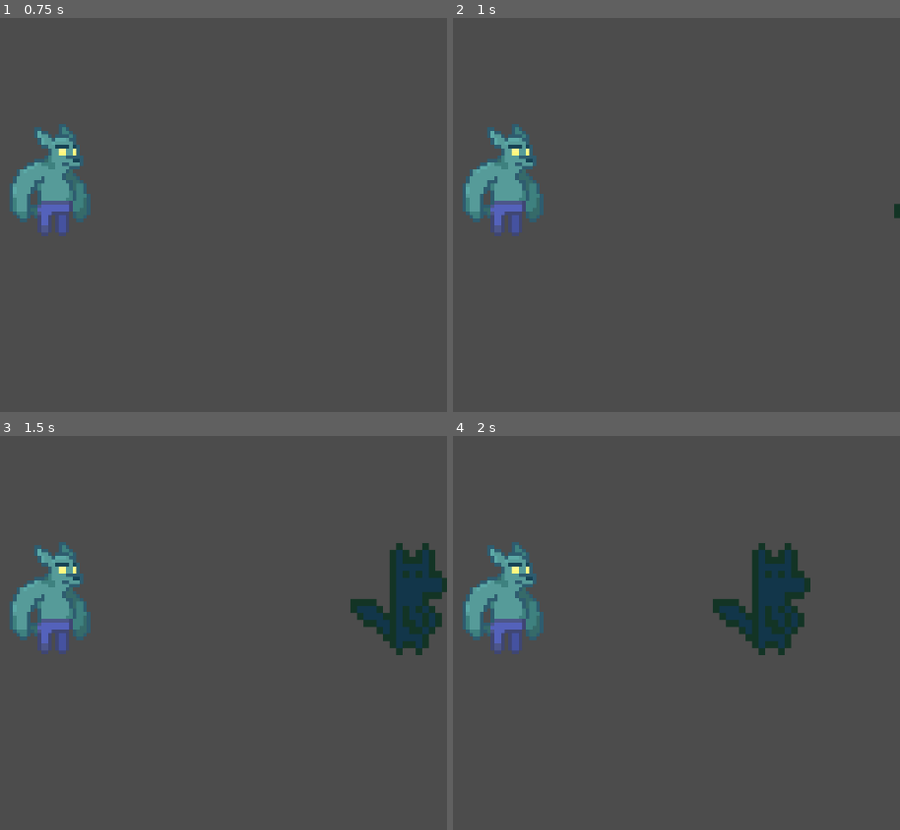
Above: before the commit, frames 1-4 (two rows, left to right).
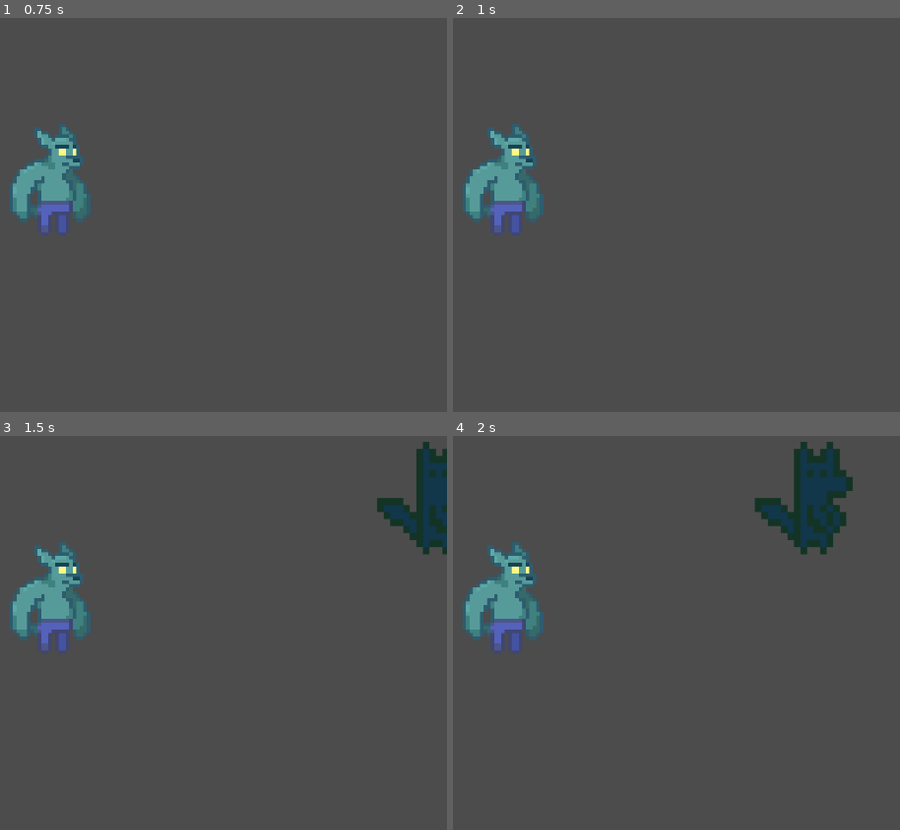
Above: after the commit, the same moments.

Repository: nadiadecar/GGJ2022
Game: Godot game, scene res://Scenes/Principal.tscn
Same seed, same stepped clock (60 frames per second), same inputs: the game is played once before the commit and once after it. The project has no main scene, so this scene is started directly.
Inputs:
- Up to frame 1 (0.75 s): tap Enter at 0.5 s; hold Right (right) from 0.53 s (still down); hold X (attack) from 0.53 s (still down)
- Up to frame 2 (1 s): keep holding Right (right); keep holding X (attack); tap Z (jump) at 0.77 s
- Up to frame 3 (1.5 s): keep holding Right (right); release X (attack) at 1.28 s; tap X (attack) at 1.35 s
- Up to frame 4 (2 s): keep holding Right (right); tap Z (jump) at 1.52 s

Frame 1 is identical in both runs. In frame 2, less than 0.1% of the frame differs, in the area x 98-100%, y 47-51%; in frame 3, 5.6%; in frame 4, 6.7%, in the area x 58-90%, y 1-56%.

Commit message:
Pequeña abstracción del enemigo

Diff:
--- a/Scenes/Personajes/Enemy.tscn
+++ b/Scenes/Personajes/Enemy.tscn
@@ -1,7 +1,6 @@
-[gd_scene load_steps=6 format=2]
+[gd_scene load_steps=5 format=2]
 
 [ext_resource path="res://Sprites/Werewolf/Enemy.png" type="Texture" id=1]
-[ext_resource path="res://Scripts/Enemy.gd" type="Script" id=2]
 
 [sub_resource type="CapsuleShape2D" id=1]
 radius = 34.0
@@ -14,7 +13,6 @@
 radius = 19.0
 
 [node name="Enemy" type="KinematicBody2D" groups=["enemy"]]
-script = ExtResource( 2 )
 
 [node name="Sprite" type="Sprite" parent="." groups=["enemy"]]
 position = Vector2( -25, -13 )
--- a/Scenes/Personajes/Prota.tscn
+++ b/Scenes/Personajes/Prota.tscn
@@ -53,3 +53,7 @@
 
 [node name="Camera2D" type="Camera2D" parent="."]
 current = true
+
+[node name="Timer" type="Timer" parent="."]
+
+[connection signal="timeout" from="Timer" to="." method="_on_Timer_timeout"]
--- a/Scenes/Principal.tscn
+++ b/Scenes/Principal.tscn
@@ -13,7 +13,7 @@
 [node name="Prota" parent="Characters" instance=ExtResource( 1 )]
 position = Vector2( 476, 391 )
 
-[node name="Enemy" parent="Characters" instance=ExtResource( 2 )]
+[node name="Enemy-Trident" parent="Characters" instance=ExtResource( 2 )]
 position = Vector2( 1522, 643 )
 
 [node name="Ground" type="StaticBody2D" parent="."]
--- a/Scripts/Enemy.gd
+++ b/Scripts/Enemy-General.gd
@@ -7,11 +7,14 @@
 var player
 var move = Vector2.ZERO
 var SPEED = 200
-var DAMAGE = 200
+var DAMAGE
 var dead = false
 signal game_over
 
 onready var timer = $Timer
+
+func set_damage(dam):
+	DAMAGE = dam
 
 func _physics_process(delta) -> void:
 	# MOVIMIENTO
@@ -28,6 +31,7 @@
 
 func recive_damage(damage):
 	HP -= damage
+	print(HP)
 	if HP <= 0:
 		dead = true
 		get_parent().remove_child(self)
--- /dev/null
+++ b/Scripts/Enemy-Gun.gd
@@ -0,0 +1,4 @@
+extends "res://Scripts/Enemy-General.gd"
+
+func _ready():
+	set_damage(400)
--- /dev/null
+++ b/Scripts/Enemy-Trident.gd
@@ -0,0 +1,4 @@
+extends "res://Scripts/Enemy-General.gd"
+
+func _ready():
+	set_damage(200)
--- a/Scripts/Prota.gd
+++ b/Scripts/Prota.gd
@@ -13,7 +13,10 @@
 var upcoming_change = false
 var on_floor
 var collider
+var waiting = false
 signal game_over
+
+onready var timer = $Timer
 
 func _ready() -> void:
 	pass
@@ -84,5 +87,14 @@
 			can_attack = false
 			wolf_attack()
 
-	if Input.is_action_just_released("attack"):
-		can_attack = true
+	if Input.is_action_just_released("attack") and not waiting:
+		waiting = true
+		timer.set_wait_time(1)
+		timer.start()
+
+
+
+func _on_Timer_timeout():
+	timer.stop()
+	can_attack = true
+	waiting = false
